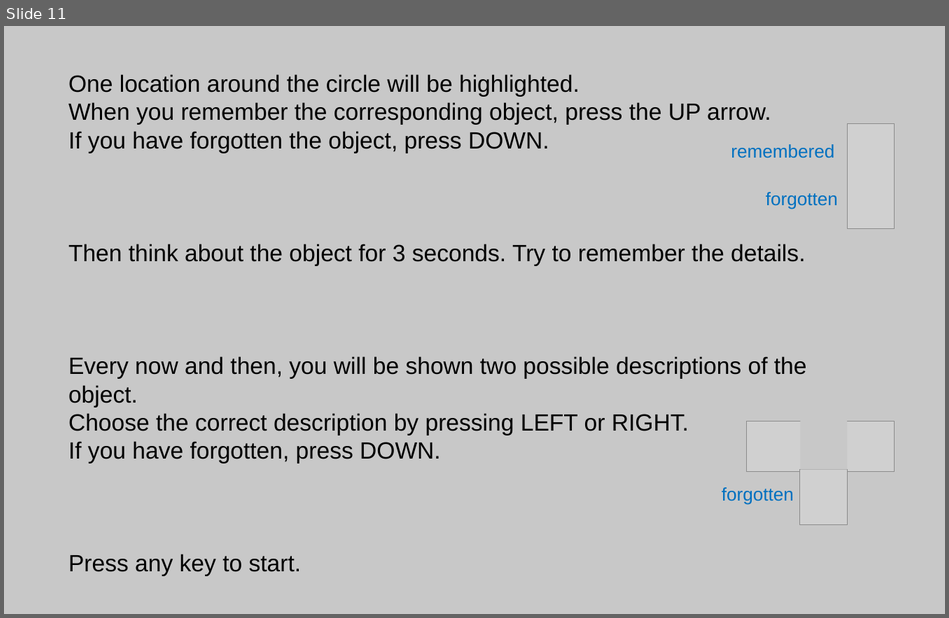
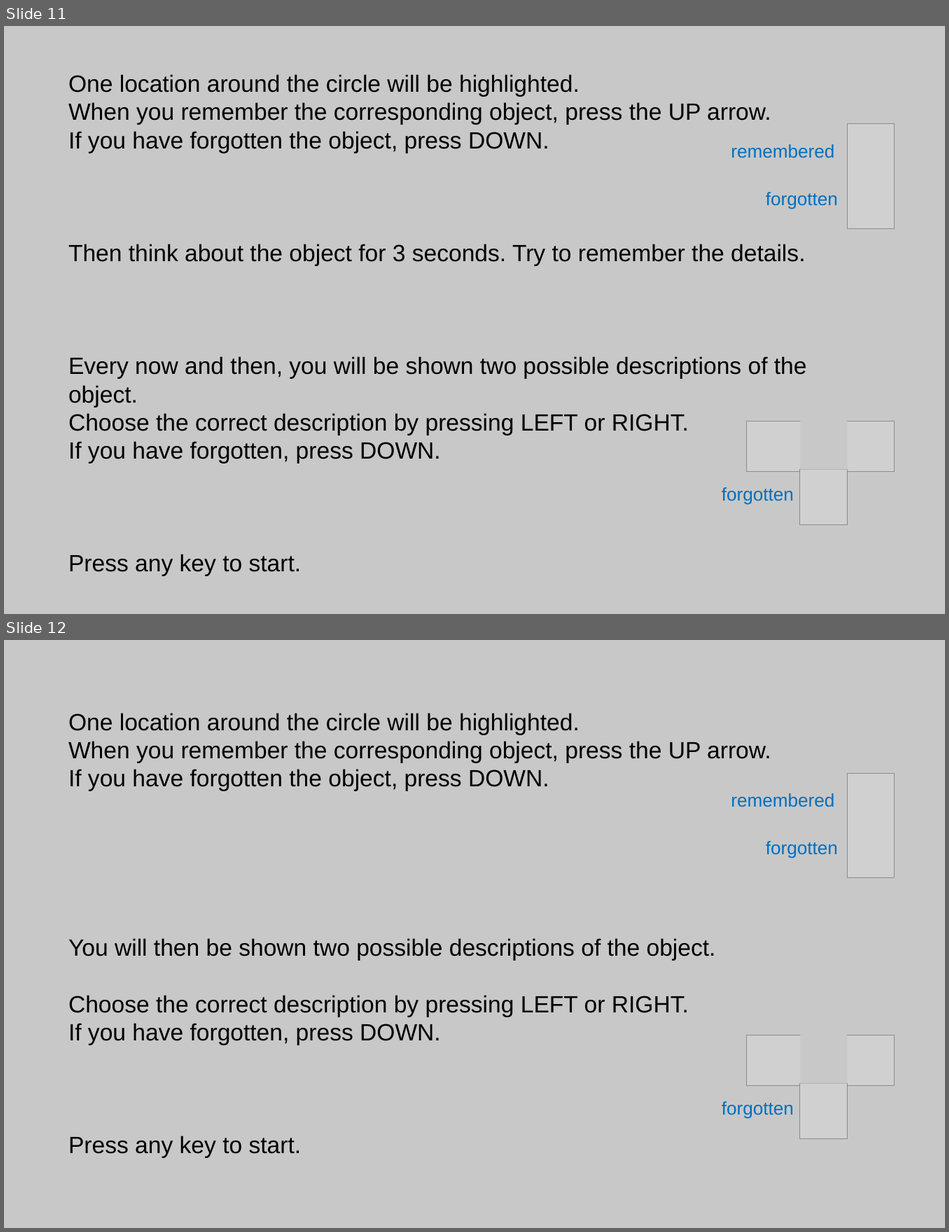
Before and after one commit to MemoryBham/STREAM-spatial-task, a slide deck: instructions/instructions_standard/Instructions.pptx. Shown one above the other, each under a label of ours: slide 11 before the commit, slides 11 and 12 after it. The pictures are 949x618 and 949x1232 pixels, drawn with LibreOffice and Linux fonts; fonts in the diff are those of the drawing; grey boxes stand for pictures. Boxes give left, top, right and bottom in pixels: in the first picture for what was removed or moved away, otherwise in the second. Text is boxed around its words. In the diff, an @@ line names an element or a change of style, - is before the commit and + after.

```diff
--- a/instructions/instructions_standard/Instructions.pptx
+++ b/instructions/instructions_standard/Instructions.pptx
@@ slide 12 added at [4,640,945,1228], background #C8C8C8 @@
@@ text added at [68,713,770,1158], 36 pt, text #000000 @@
+One location around the circle will be highlighted.
+When you remember the corresponding object, press the UP arrow.
+If you have forgotten the object, press DOWN.
+You will then be shown two possible descriptions of the object.
+Choose the correct description by pressing LEFT or RIGHT.
+If you have forgotten, press DOWN.
+Press any key to start.
@@ picture added at [847,773,894,877] @@
@@ text added at [731,793,834,807], 28 pt, text #0070C0 @@
+remembered
@@ text added at [766,841,838,858], 28 pt, text #0070C0 @@
+forgotten
@@ picture added at [747,1035,894,1085] @@
@@ rectangle added at [801,1033,847,1084], fill #C8C8C8 @@
@@ text added at [722,1101,794,1119], 28 pt, text #0070C0 @@
+forgotten
@@ picture added at [800,1083,847,1138] @@
```
Also in this commit, not shown: 4 other files.
